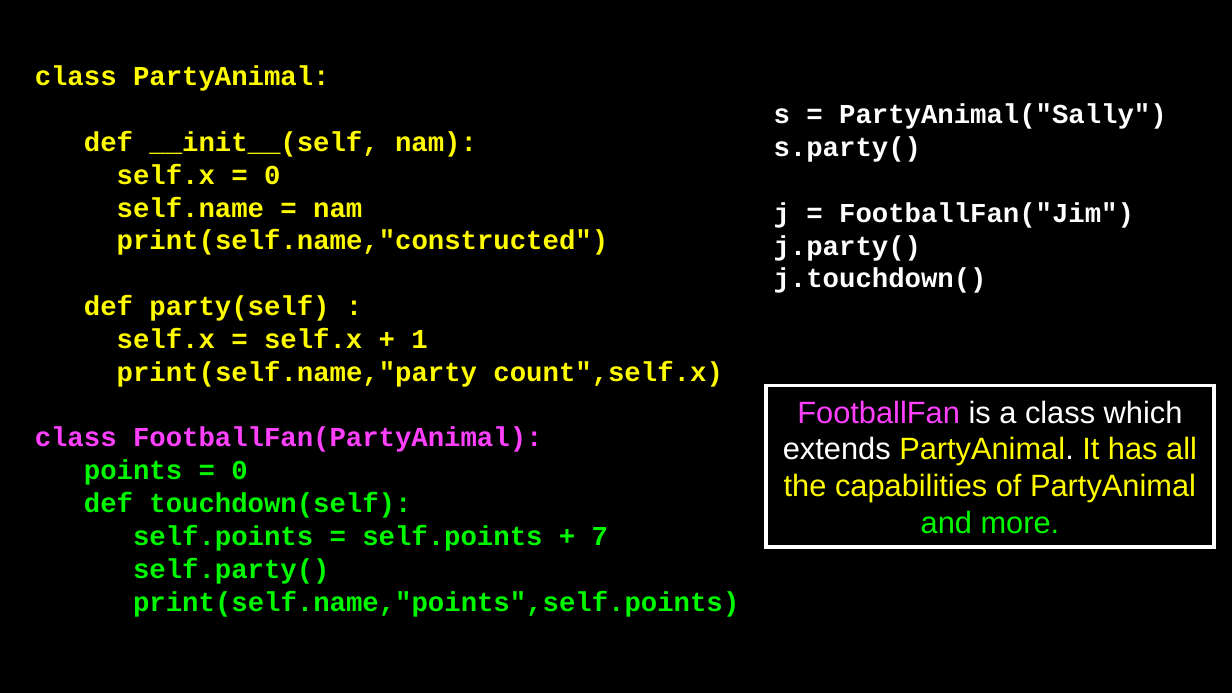
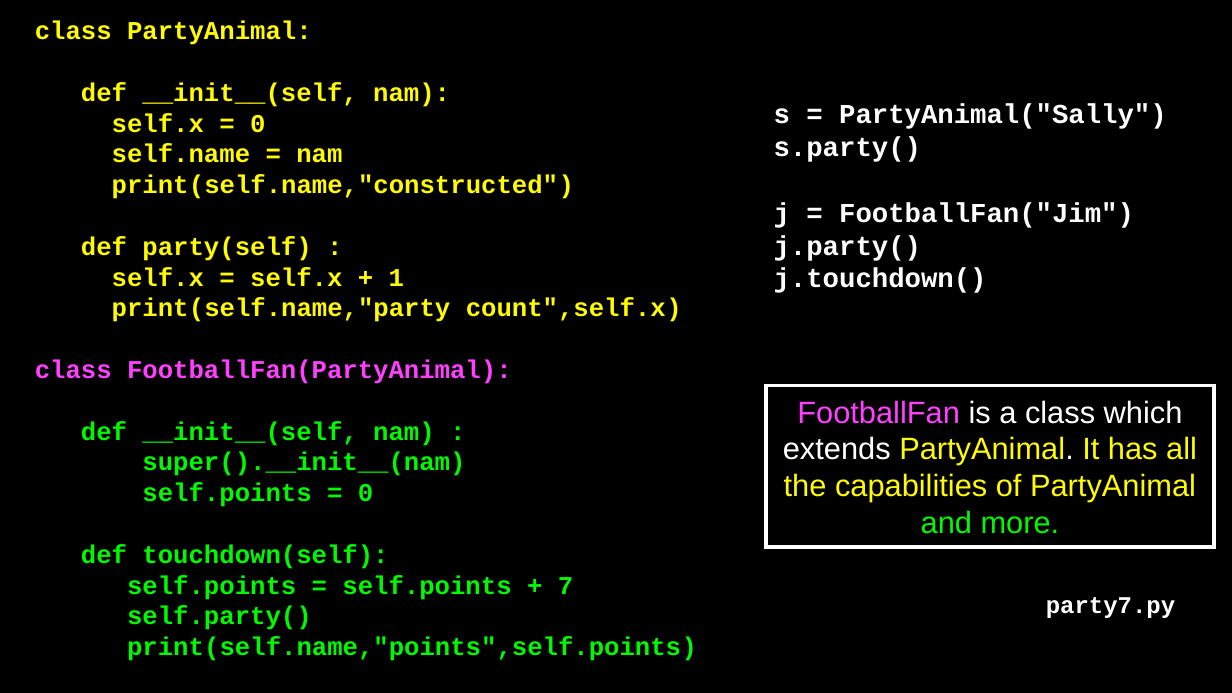
Before and after one commit to csev/py4e, a slide deck: slide 41 of lectures3/Pythonlearn-14-Objects.pptx. Drawn at 1232x693 pixels with LibreOffice and Linux fonts; fonts in the diff are those of the drawing. Boxes give left, top, right and bottom in pixels: in the first picture for what was removed or moved away, otherwise in the second. Text is boxed around its words. In the diff, an @@ line names an element or a change of style, - is before the commit and + after.

```diff
--- a/lectures3/Pythonlearn-14-Objects.pptx
+++ b/lectures3/Pythonlearn-14-Objects.pptx
@@ text at [35,20,697,661]: size 16 to 15 pt in "class PartyAnimal:", "def __init__(self, nam):", "self.x = 0", "self.name = nam" and 9 more places @@
@@ text at [81,421,465,507]: text changed; size 16 to 15 pt @@
-points = 0
+def __init__(self, nam) :
+super().__init__(nam)
+self.points = 0
@@ text added at [1046,597,1175,618], 14 pt, text #FFFFFF, bold @@
+party7.py
```
Also in this commit, not shown: 9 other slides changed, 5 other files.
